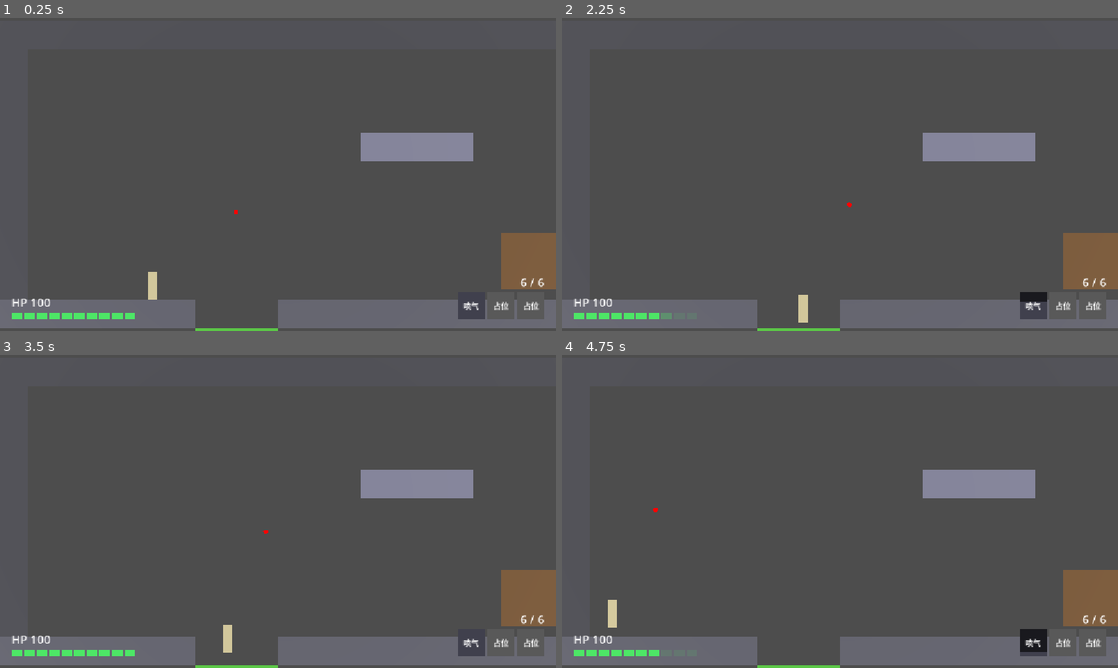
Above: before the commit, frames 1-4 (two rows, left to right).
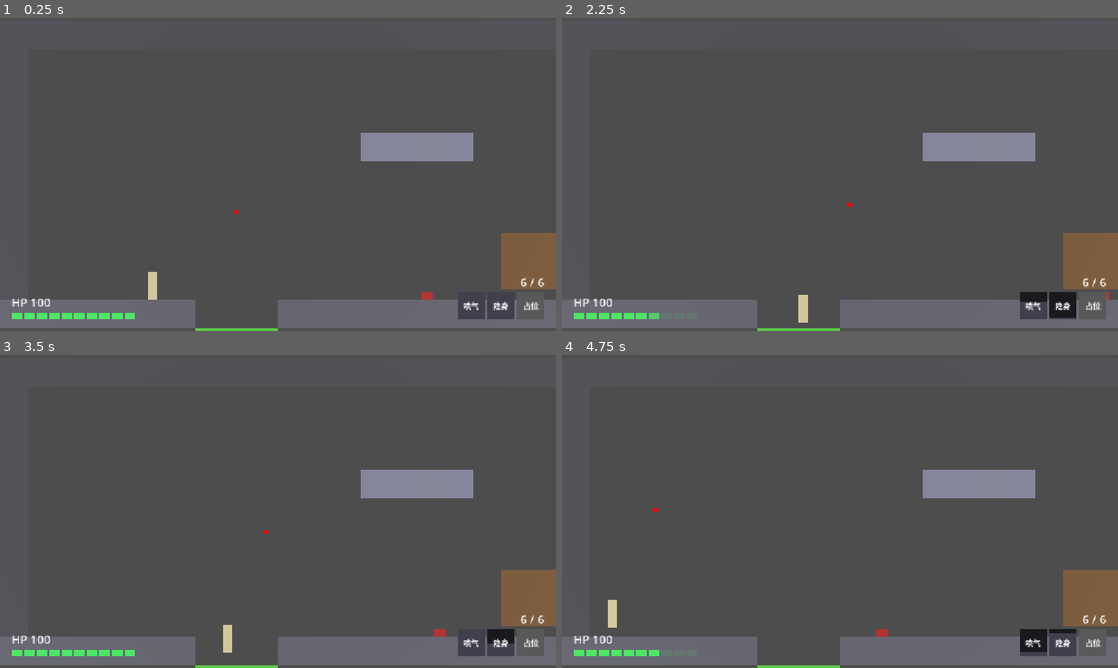
Above: after the commit, the same moments.

Repository: redleaf05812/yx01-prototype
Game: Godot game, scene res://scenes/room_01.tscn
Two runs of this game, one before a commit and one after it. Both use one fixed random seed, a clock stepped at 60 frames per second and the inputs below.
Inputs (mouse positions are in pixels of both pictures, inside the frame that each line leads up to):
- Up to frame 1 (0.25 s): no input
- Up to frame 2 (2.25 s): tap Enter at 0.5 s; move the mouse to (962, 158) at 0.52 s; hold D (move_right) 0.53-1.28 s; hold Shift (run) 0.53-1.28 s; tap Ctrl (jet) at 0.6 s; tap Space (jump) at 0.77, 1.52 s; move the mouse to (728, 190) at 1.27 s; hold A (move_left) 1.28-2.03 s; tap Shift (run) at 1.35 s; tap Q (stealth, bound only after the commit) at 1.55, 2.1 s; move the mouse to (895, 105) at 2.02 s; hold D (move_right) from 2.03 s (still down)
- Up to frame 3 (3.5 s): keep holding D (move_right); tap Ctrl (jet) at 2.3 s; move the mouse to (250, 574) at 2.77 s; tap C (crouch) at 2.85 s; tap Space (jump) at 3.02 s; tap Shift (run) at 3.05 s
- Up to frame 4 (4.75 s): move the mouse to (1006, 558) at 3.52 s; release D (move_right) at 3.53 s; hold A (move_left) from 3.53 s (still down); tap T (grapple) at 3.6 s; tap Space (jump) at 3.77, 4.52 s; tap Q (stealth, bound only after the commit) at 3.8 s; move the mouse to (673, 464) at 4.27 s; tap Ctrl (jet) at 4.35 s

The runs differ from the first frame. In frame 1, 0.5% of the frame differs, in the area x 75-93%, y 87-97%; in frame 2, 0.5%, in the area x 15-99%, y 87-97%; in frame 3, 0.5%; in frame 4, 0.5%.

Commit message:
M4: stealth (Q) with battery cost/cooldown, spider AI (patrol/chase/search/attack), player damage + knockback, HUD stealth slot

Diff:
--- a/scripts/hud.gd
+++ b/scripts/hud.gd
@@ -1,13 +1,14 @@
 extends CanvasLayer
 
-# 最小 HUD：左下 血量 + 电量格；右下 弹匣 + 三个技能格（喷气 CD / 隐身占位 / 技能2占位）。
+# 最小 HUD：左下 血量 + 电量格；右下 弹匣 + 三个技能格（喷气 CD / 隐身 / 技能2占位）。
 # 用法：hud.bind(player)，之后每帧从 player 读取数值。
 
-var _player: Node
+var _player
 var _hp_label: Label
 var _cells: Array[ColorRect] = []
 var _ammo_label: Label
-var _jet_overlay: ColorRect
+var _slot_bgs: Array[ColorRect] = []
+var _slot_overlays: Array[ColorRect] = []  # [0]=喷气 CD, [1]=隐身 CD
 
 
 func bind(p: Node) -> void:
@@ -21,10 +22,10 @@
 	root.mouse_filter = Control.MOUSE_FILTER_IGNORE
 	add_child(root)
 
-	# 左下：血量数字 + 电量 10 格
+	# 左下：血量数字 + 电量 10 格（从底边向上长）
 	var left := VBoxContainer.new()
 	left.set_anchors_and_offsets_preset(Control.PRESET_BOTTOM_LEFT, Control.PRESET_MODE_MINSIZE, 24)
-	left.grow_vertical = Control.GROW_DIRECTION_BEGIN  # 从底边向上长，不会跑出屏幕
+	left.grow_vertical = Control.GROW_DIRECTION_BEGIN
 	root.add_child(left)
 	_hp_label = Label.new()
 	_hp_label.add_theme_font_size_override("font_size", 24)
@@ -38,7 +39,7 @@
 		cell_row.add_child(c)
 		_cells.append(c)
 
-	# 右下：弹匣 + 三个技能格
+	# 右下：弹匣 + 三个技能格（从底边向上、向左长）
 	var right := VBoxContainer.new()
 	right.set_anchors_and_offsets_preset(Control.PRESET_BOTTOM_RIGHT, Control.PRESET_MODE_MINSIZE, 24)
 	right.grow_vertical = Control.GROW_DIRECTION_BEGIN
@@ -57,18 +58,22 @@
 		var slot := Control.new()
 		slot.custom_minimum_size = Vector2(56, 56)
 		slot_row.add_child(slot)
+
 		var bg := ColorRect.new()
-		bg.color = Color(0.25, 0.25, 0.3) if i == 0 else Color(0.35, 0.35, 0.35)
+		bg.color = Color(0.35, 0.35, 0.35) if i == 2 else Color(0.25, 0.25, 0.3)
 		bg.set_anchors_preset(Control.PRESET_FULL_RECT)
 		slot.add_child(bg)
-		if i == 0:
-			# 冷却遮罩：从顶部覆盖，剩余比例越大覆盖越多
-			_jet_overlay = ColorRect.new()
-			_jet_overlay.color = Color(0, 0, 0, 0.6)
-			_jet_overlay.set_anchors_preset(Control.PRESET_FULL_RECT)
-			slot.add_child(_jet_overlay)
+		_slot_bgs.append(bg)
+
+		if i < 2:
+			var overlay := ColorRect.new()
+			overlay.color = Color(0, 0, 0, 0.6)
+			overlay.set_anchors_preset(Control.PRESET_FULL_RECT)
+			slot.add_child(overlay)
+			_slot_overlays.append(overlay)
+
 		var lbl := Label.new()
-		lbl.text = names[i] if i == 0 else "占位"
+		lbl.text = names[i] if i < 2 else "占位"
 		lbl.set_anchors_preset(Control.PRESET_FULL_RECT)
 		lbl.horizontal_alignment = HORIZONTAL_ALIGNMENT_CENTER
 		lbl.vertical_alignment = VERTICAL_ALIGNMENT_CENTER
@@ -83,4 +88,7 @@
 		var fill := clampf(_player.battery - float(i), 0.0, 1.0)
 		_cells[i].color = Color(0.3, 0.9, 0.4, maxf(fill, 0.12))
 	_ammo_label.text = "%d / %d" % [_player.ammo, Config.pistol_magazine]
-	_jet_overlay.anchor_bottom = clampf(_player.jet_cd_left / Config.jet_cooldown, 0.0, 1.0)
+
+	_slot_overlays[0].anchor_bottom = clampf(_player.jet_cd_left / Config.jet_cooldown, 0.0, 1.0)
+	_slot_overlays[1].anchor_bottom = clampf(_player.stealth_cd_left / Config.stealth_internal_cooldown, 0.0, 1.0)
+	_slot_bgs[1].color = Color(0.2, 0.6, 0.3) if _player.stealth_on else Color(0.25, 0.25, 0.3)
--- a/scripts/player.gd
+++ b/scripts/player.gd
@@ -18,6 +18,8 @@
 var battery := float(Config.battery_max)
 var ammo := Config.pistol_magazine
 var jet_cd_left := 0.0
+var stealth_on := false
+var stealth_cd_left := 0.0
 
 var _posture := Posture.STAND
 var _col: CollisionShape3D
@@ -31,6 +33,10 @@
 var _jet_time_left := 0.0
 var _jet_dir := 1.0
 var _facing := 1.0
+var _iframes_left := 0.0
+var _knock_left := 0.0
+var _knock_dir := 1.0
+var _running_now := false
 
 # 勾爪
 var _anchor := Vector3.ZERO
@@ -51,6 +57,7 @@
 	add_child(hud)
 	hud.bind(self)
 	global_position = spawn_point
+	add_to_group("player")
 
 
 func _ensure_input() -> void:
@@ -62,6 +69,7 @@
 	_add_action("prone", [KEY_Z])
 	_add_action("grapple", [KEY_T])
 	_add_action("jet", [KEY_CTRL])
+	_add_action("stealth", [KEY_Q])
 	_add_action("debug_empty_battery", [KEY_0])  # 调试用：清空电量，上线前删除
 
 
@@ -157,6 +165,41 @@
 	_set_height(target_h)
 
 
+# ---------- 隐身 / 受伤 ----------
+
+func _stop_stealth() -> void:
+	stealth_on = false
+	stealth_cd_left = Config.stealth_internal_cooldown
+
+
+# 蜘蛛用：返回 INF = 未隐身（用普通视野）；0 = 不可能被发现；否则为水平发现距离
+func detection_range() -> float:
+	if not stealth_on:
+		return INF
+	if _posture != Posture.STAND:
+		return 0.0
+	return Config.detect_range_run_stealth if _running_now else Config.detect_range_walk_stealth
+
+
+# 开枪时调用（M5 接入）：隐身中开枪立刻破隐
+func break_stealth() -> void:
+	if stealth_on:
+		_stop_stealth()
+
+
+func take_damage(amount: float, from_x: float) -> void:
+	if _iframes_left > 0.0:
+		return
+	hp -= amount
+	_iframes_left = Config.invincible_time
+	_knock_dir = signf(global_position.x - from_x)
+	if _knock_dir == 0.0:
+		_knock_dir = 1.0
+	_knock_left = 0.2
+	if hp <= 0.0:
+		respawn()
+
+
 # ---------- 勾爪 ----------
 
 func _chest() -> Vector3:
@@ -238,6 +281,8 @@
 	battery = minf(float(Config.battery_max), battery + Config.battery_regen_per_sec * delta)
 	jet_cd_left = maxf(0.0, jet_cd_left - delta)
 	_dash_cd_left = maxf(0.0, _dash_cd_left - delta)
+	stealth_cd_left = maxf(0.0, stealth_cd_left - delta)
+	_iframes_left = maxf(0.0, _iframes_left - delta)
 
 	_update_aim()
 	if not _grapple_active and Input.is_action_just_pressed("grapple") and _anchor_valid:
@@ -258,6 +303,19 @@
 		_facing = signf(dir)
 	var has_power := battery > 0.0001
 	var running := Input.is_action_pressed("run") and _posture == Posture.STAND and has_power
+	_running_now = running and dir != 0.0
+
+	# 隐身（Q 切换）：启动需 >= 3 格，持续每秒耗 1 格，关闭后 3 s 内置 CD
+	if Input.is_action_just_pressed("stealth"):
+		if stealth_on:
+			_stop_stealth()
+		elif stealth_cd_left <= 0.0 and battery >= Config.battery_start_threshold:
+			stealth_on = true
+	if stealth_on:
+		battery -= Config.stealth_cost_per_sec * delta
+		if battery <= 0.0:
+			battery = 0.0
+			_stop_stealth()
 
 	# 点按 Shift 冲刺（站立、有电、有 CD）
 	if Input.is_action_just_pressed("run") and _posture == Posture.STAND and has_power and _dash_cd_left <= 0.0:
@@ -286,7 +344,11 @@
 		velocity.y = 0.0
 
 	# 水平：喷气 > 冲刺 > 正常移动
-	if _jet_time_left > 0.0:
+	if _knock_left > 0.0:
+		_knock_left -= delta
+		velocity.x = _knock_dir * Config.knockback_distance / 0.2
+		velocity.y = velocity.y if not is_on_floor() else 0.0
+	elif _jet_time_left > 0.0:
 		_jet_time_left -= delta
 		velocity.x = _jet_dir * Config.jet_distance / Config.jet_duration
 		velocity.y = 0.0
@@ -316,4 +378,7 @@
 	_dash_time_left = 0.0
 	_jet_time_left = 0.0
 	_grapple_active = false
+	_knock_left = 0.0
+	_iframes_left = 0.0
+	stealth_on = false
 	_update_rope()
--- a/scripts/room_builder.gd
+++ b/scripts/room_builder.gd
@@ -26,6 +26,7 @@
 	_build_room()
 	_build_elements()
 	_build_kill_zone()
+	_build_spider()
 
 
 # 通用：生成一个带碰撞的长方体。x0..x1, y0..y1 为米，z 厚度 1 格。
@@ -118,6 +119,18 @@
 	area.body_entered.connect(_on_kill_zone_entered)
 
 
+const SPIDER_SCRIPT := preload("res://scripts/spider.gd")
+
+
+# 蜘蛛：'S' 在第 14 列（地面上，平台下方）
+func _build_spider() -> void:
+	var spider := CharacterBody3D.new()
+	spider.name = "Spider"
+	spider.set_script(SPIDER_SCRIPT)
+	spider.position = Vector3((14 + 0.5) * H, 1.8, 0.0)
+	add_child(spider)
+
+
 func _on_kill_zone_entered(body: Node3D) -> void:
 	if body.has_method("respawn"):
 		body.respawn()
--- /dev/null
+++ b/scripts/spider.gd
@@ -0,0 +1,145 @@
+extends CharacterBody3D
+
+# 小型蜘蛛：巡逻两点往返（到点停 1 s）→ 发现玩家后追击攻击 → 失去目标后原地搜索 6–8 s → 回巡逻。
+# 与玩家互不碰撞（蜘蛛很矮，不挡潜行路线）。原点 = 脚底中心。
+
+enum State { PATROL, CHASE, SEARCH }
+
+@export var patrol_left := 20.0
+@export var patrol_right := 35.0
+
+var hp := 0.0
+var _state := State.PATROL
+var _player
+var _facing := 1.0
+var _target_x := 0.0
+var _pause_left := 0.0
+var _search_left := 0.0
+var _attack_cd := 0.0
+var _size := Vector3.ZERO
+
+
+func _ready() -> void:
+	hp = Config.spider_hp
+	_size = Vector3(0.8, 0.5, Config.H)
+
+	var box := BoxShape3D.new()
+	box.size = _size
+	var col := CollisionShape3D.new()
+	col.shape = box
+	col.position = Vector3(0, _size.y * 0.5, 0)
+	add_child(col)
+
+	var mesh := BoxMesh.new()
+	mesh.size = _size
+	var mat := StandardMaterial3D.new()
+	mat.albedo_color = Color(0.8, 0.2, 0.2)
+	mesh.material = mat
+	var mi := MeshInstance3D.new()
+	mi.mesh = mesh
+	mi.position = col.position
+	add_child(mi)
+
+	_player = get_tree().get_first_node_in_group("player")
+	if _player != null:
+		add_collision_exception_with(_player)
+	_target_x = patrol_right
+
+
+func _physics_process(delta: float) -> void:
+	_attack_cd = maxf(0.0, _attack_cd - delta)
+	if not is_on_floor():
+		velocity.y -= Config.gravity * delta
+	else:
+		velocity.y = 0.0
+
+	var seen := _can_see_player()
+	match _state:
+		State.PATROL:
+			if seen:
+				_set_state(State.CHASE)
+			else:
+				_patrol(delta)
+		State.CHASE:
+			if seen:
+				_chase()
+			else:
+				_set_state(State.SEARCH)
+		State.SEARCH:
+			if seen:
+				_set_state(State.CHASE)
+			else:
+				velocity.x = 0.0
+				_search_left -= delta
+				if _search_left <= 0.0:
+					_set_state(State.PATROL)
+
+	velocity.z = 0.0
+	move_and_slide()
+	global_position.z = 0.0
+
+
+func _set_state(s: State) -> void:
+	_state = s
+	match s:
+		State.SEARCH:
+			_search_left = randf_range(Config.spider_search_time_min, Config.spider_search_time_max)
+		State.PATROL:
+			# 回巡逻：走向离自己最近的那个端点
+			_target_x = patrol_left if absf(global_position.x - patrol_left) < absf(global_position.x - patrol_right) else patrol_right
+			_pause_left = 0.0
+
+
+func _patrol(delta: float) -> void:
+	if _pause_left > 0.0:
+		_pause_left -= delta
+		velocity.x = 0.0
+		return
+	var dx := _target_x - global_position.x
+	if absf(dx) < 0.1:
+		_pause_left = Config.spider_patrol_pause
+		_target_x = patrol_left if _target_x == patrol_right else patrol_right
+		velocity.x = 0.0
+		return
+	_facing = signf(dx)
+	velocity.x = _facing * Config.spider_speed
+
+
+func _chase() -> void:
+	var dx: float = _player.global_position.x - global_position.x
+	if dx != 0.0:
+		_facing = signf(dx)
+	if absf(dx) <= Config.spider_attack_range:
+		velocity.x = 0.0
+		if _attack_cd <= 0.0:
+			_player.take_damage(Config.spider_attack_damage, global_position.x)
+			_attack_cd = Config.spider_attack_interval
+	else:
+		velocity.x = _facing * Config.spider_speed
+
+
+# 发现规则：
+#  - 没隐身：正面 90° 锥形、1080 uu(6H) 内
+#  - 隐身：蹲/趴永不发现；站立走 2H 内；奔跑 5H 内（只看水平距离）
+func _can_see_player() -> bool:
+	if _player == null:
+		return false
+	var dx: float = _player.global_position.x - global_position.x
+	var dy: float = _player.global_position.y - global_position.y
+	var r: float = _player.detection_range()
+	if r == INF:
+		var v := Vector2(dx, dy)
+		var dist := v.length()
+		if dist > Config.spider_vision_range:
+			return false
+		if dist < 0.01:
+			return true
+		var cos_ang := (v / dist).dot(Vector2(_facing, 0.0))
+		return cos_ang >= cos(deg_to_rad(Config.spider_vision_angle * 0.5))
+	return r > 0.0 and absf(dx) <= r
+
+
+func take_hit(dmg: float) -> void:
+	hp -= dmg
+	if hp <= 0.0:
+		queue_free()
